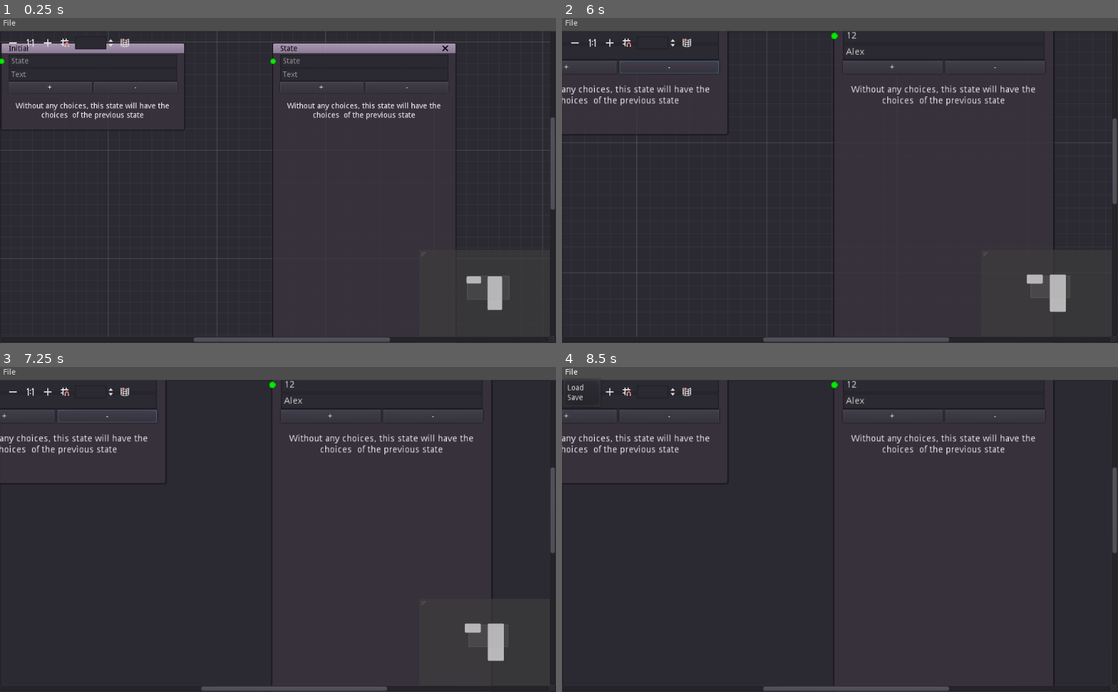
Above: before the commit, frames 1-4 (two rows, left to right).
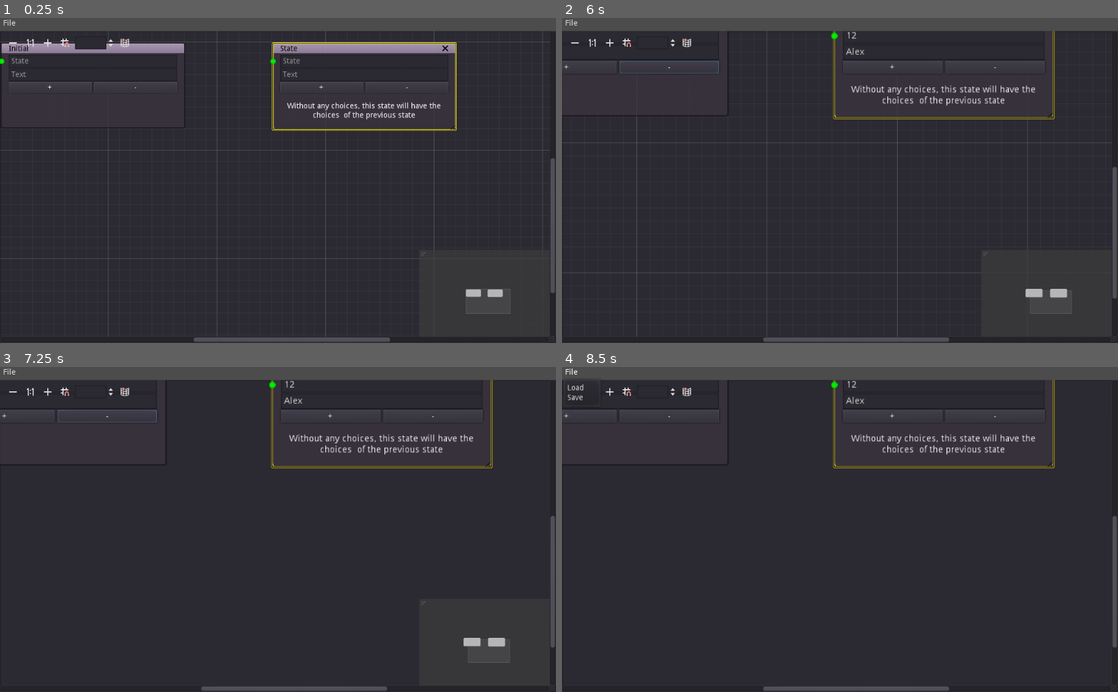
Above: after the commit, the same moments.

Repository: creikey/godot-dialog
Game: Godot game, scene res://Main.tscn
The game is run twice, just before and just after one commit, with the same random seed, the same clock (stepped at 60 frames per second) and the same inputs.
Inputs (mouse positions are in pixels of both pictures, inside the frame that each line leads up to):
- Up to frame 1 (0.25 s): no input
- Up to frame 2 (6 s): click (656, 60) at 0.52 s; type "12" at 0.6 s; click (656, 73) at 0.75 s; type "Alex" at 0.83 s; click (928, 60) at 0.98 s; type "12" at 1.07 s; click (928, 73) at 1.27 s; type "Alex" at 1.35 s; click "+" at 2 s; click (656, 99) at 2.77 s; type "12" at 2.85 s; click "-" at 3.5 s; click "File" at 4.25 s; click (573, 44) at 5 s; click (612, 44) at 5.75 s
- Up to frame 3 (7.25 s): click (66, 393) at 6.5 s
- Up to frame 4 (8.5 s): click (684, 393) at 7.25 s; click "File" at 8 s

The runs differ from the first frame. In frame 1, 1.7% of the frame differs, in the area x 0-100%, y 7-98%; in frame 2, 1.9%, in the area x 0-100%, y 3-95%; in frame 3, 1.8%; in frame 4, 1.3%.

Commit message:
Change title to what is said on state

Diff:
--- a/editor/InitialGraphNode.tscn
+++ b/editor/InitialGraphNode.tscn
@@ -2,6 +2,7 @@
 
 [ext_resource path="res://StateGraphNode.tscn" type="PackedScene" id=1]
 
-[node name="InitialGraphNode" instance=ExtResource( 1 )]
+[node name="InitialGraphNode" index="0" instance=ExtResource( 1 )]
 title = "Initial"
 show_close = false
+is_initial = true
--- a/editor/Main.tscn
+++ b/editor/Main.tscn
@@ -34,6 +34,7 @@
 margin_right = 342.0
 margin_bottom = 182.0
 resizable = false
+overlay = 0
 
 [node name="StateGraphNode" parent="UI/VBoxContainer/GraphEdit" instance=ExtResource( 3 )]
 margin_left = 500.0
--- a/editor/StateGraphNode.gd
+++ b/editor/StateGraphNode.gd
@@ -5,6 +5,7 @@
 
 var choices: Array = []
 var notice_label = null
+export var is_initial: bool = false
 onready var choices_index: int = get_children().size() - 1
 
 func _ready():
@@ -32,6 +33,8 @@
 	queue_free()
 
 func update_notice_label():
+	if is_initial:
+		return
 	if choices.size() > 0:
 		if notice_label != null:
 			notice_label.queue_free()
@@ -43,3 +46,7 @@
 func _on_StateGraphNode_resize_request(new_minsize):
 	rect_size = new_minsize
 	rect_min_size = new_minsize
+
+func _on_TextLineEdit_text_changed(new_text):
+	if not is_initial:
+		title = new_text
--- a/editor/StateGraphNode.tscn
+++ b/editor/StateGraphNode.tscn
@@ -4,12 +4,13 @@
 
 [node name="StateGraphNode" type="GraphNode"]
 margin_top = 20.0
-margin_right = 800.0
-margin_bottom = 820.0
+margin_right = 200.0
+margin_bottom = 119.0
 mouse_filter = 1
 title = "State"
 show_close = true
 resizable = true
+overlay = 1
 slot/0/left_enabled = false
 slot/0/left_type = 0
 slot/0/left_color = Color( 1, 1, 1, 1 )
@@ -33,14 +34,14 @@
 [node name="StateLineEdit" type="LineEdit" parent="."]
 margin_left = 16.0
 margin_top = 24.0
-margin_right = 784.0
+margin_right = 184.0
 margin_bottom = 48.0
 placeholder_text = "State"
 
 [node name="TextLineEdit" type="LineEdit" parent="."]
 margin_left = 16.0
 margin_top = 48.0
-margin_right = 784.0
+margin_right = 184.0
 margin_bottom = 72.0
 placeholder_text = "Text"
 
@@ -48,22 +49,23 @@
 editor/display_folded = true
 margin_left = 16.0
 margin_top = 73.0
-margin_right = 784.0
+margin_right = 184.0
 margin_bottom = 93.0
 
 [node name="IncrementButton" type="Button" parent="IncrementDecrement"]
-margin_right = 382.0
+margin_right = 82.0
 margin_bottom = 20.0
 size_flags_horizontal = 3
 text = "+"
 
 [node name="DecrementButton" type="Button" parent="IncrementDecrement"]
-margin_left = 386.0
-margin_right = 768.0
+margin_left = 86.0
+margin_right = 168.0
 margin_bottom = 20.0
 size_flags_horizontal = 3
 text = "-"
 [connection signal="close_request" from="." to="." method="_on_StateGraphNode_close_request"]
 [connection signal="resize_request" from="." to="." method="_on_StateGraphNode_resize_request"]
+[connection signal="text_changed" from="TextLineEdit" to="." method="_on_TextLineEdit_text_changed"]
 [connection signal="pressed" from="IncrementDecrement/IncrementButton" to="." method="_on_IncrementButton_pressed"]
 [connection signal="pressed" from="IncrementDecrement/DecrementButton" to="." method="_on_DecrementButton_pressed"]
